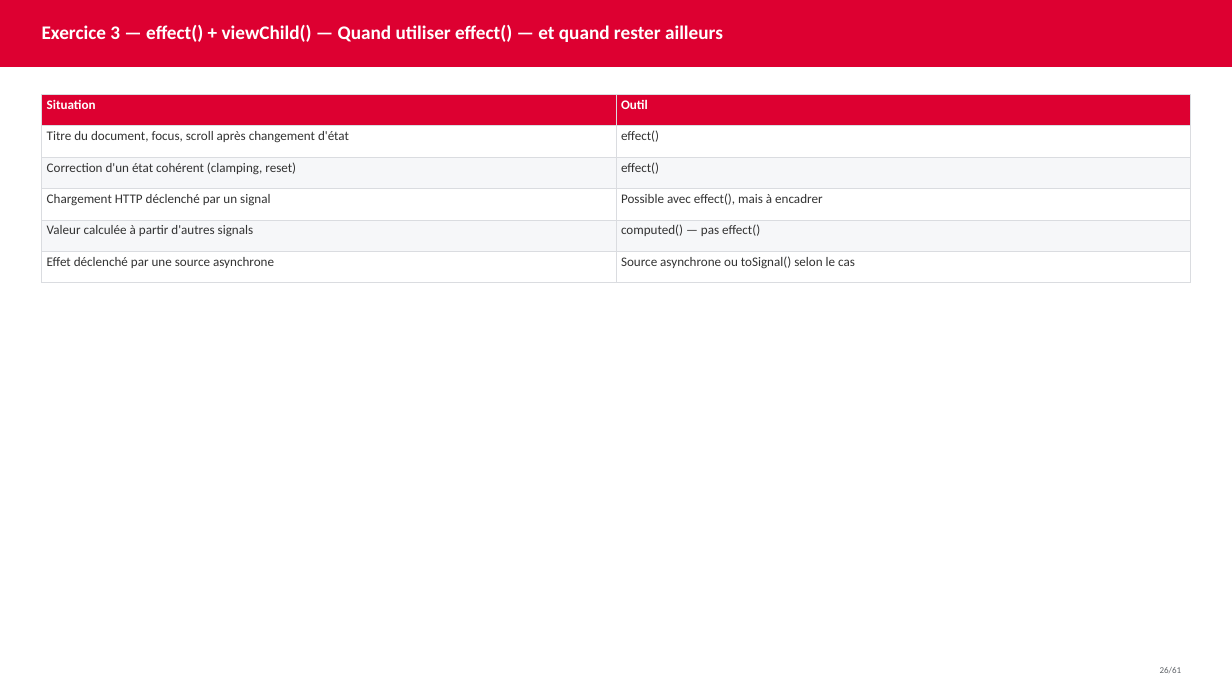
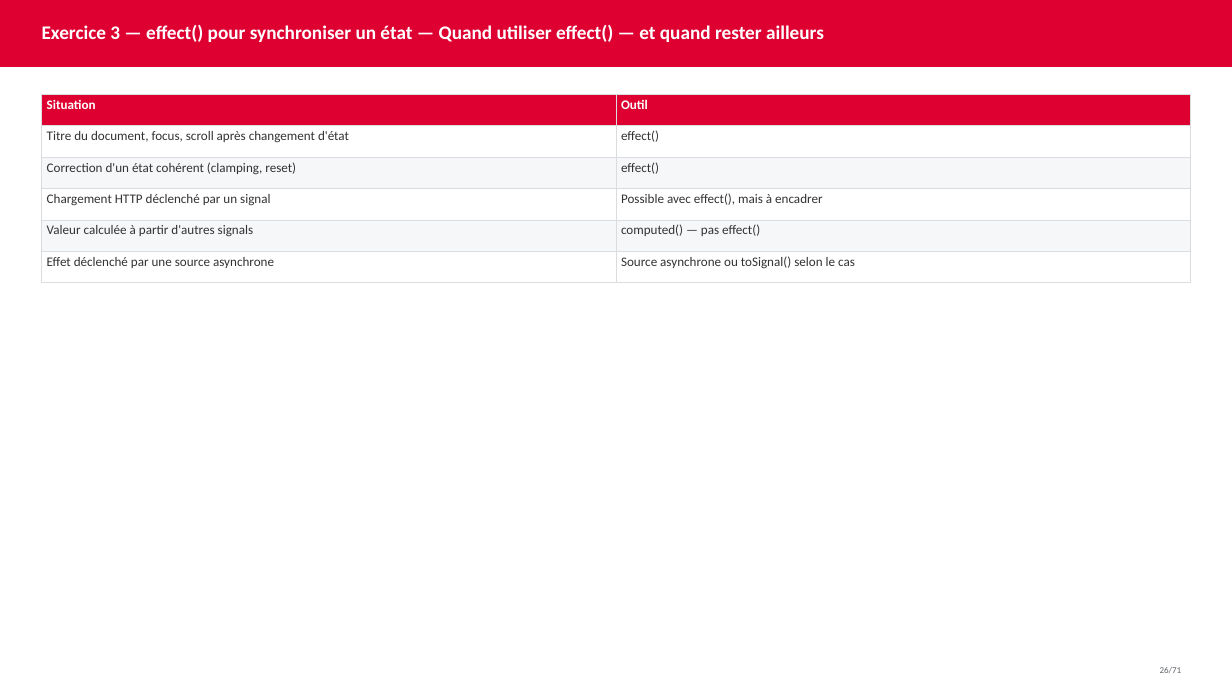
Before and after one commit to AchrafSlaoui/dojo-angular, a slide deck: slide 26 of docs/dojo-signals.pptx. Drawn at 1232x693 pixels with LibreOffice and Linux fonts; fonts in the diff are those of the drawing. Boxes give left, top, right and bottom in pixels: in the first picture for what was removed or moved away, otherwise in the second. Text is boxed around its words. In the diff, an @@ line names an element or a change of style, - is before the commit and + after.

Commit message:
prepare dojo 8 exercices

```diff
--- a/docs/dojo-signals.pptx
+++ b/docs/dojo-signals.pptx
@@ text at bbox=[42, 25, 824, 42]: text changed @@
-Exercice 3 — effect() + viewChild() — Quand utiliser effect() — et quand rester ailleurs
+Exercice 3 — effect() pour synchroniser un état — Quand utiliser effect() — et quand rester ailleurs
```
Also in this commit, not shown: 60 other slides changed, 10 slides added, 9 other files.
